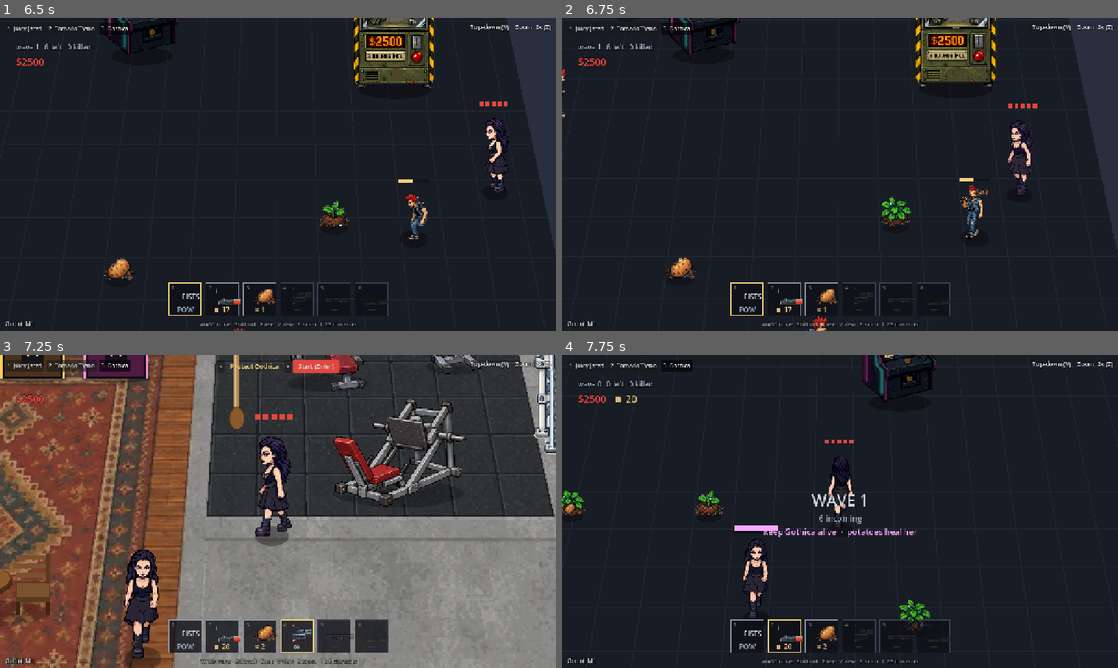
Above: before the commit, frames 1-4 (two rows, left to right).
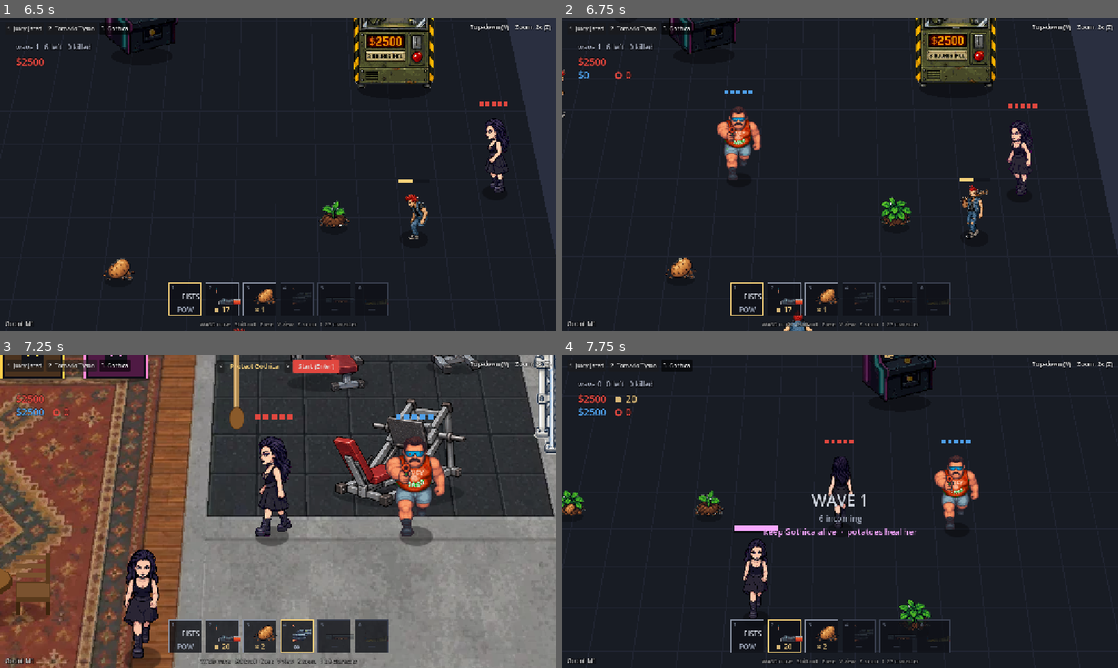
Above: after the commit, the same moments.

Repository: eflare17/Smashed-tv
Game: Godot game, scene res://test/combat/carry_test.tscn
The game is run twice, just before and just after one commit, with the same random seed, the same clock (stepped at 60 frames per second) and the same inputs. This scene is started directly instead of the project's main scene.
Inputs (mouse positions are in pixels of both pictures, inside the frame that each line leads up to):
- Up to frame 1 (6.5 s): click "Start (Enter)" at 0.5 s; click "1 Juicy Jared" at 1.25 s; click "2 Tornado Tyson" at 2 s; click "3 Gothica" at 2.75 s; tap Enter (start_run) at 3.5 s; move the mouse to (400, 158) at 3.52 s; hold D (move_right) 3.53-4.25 s; hold Shift (roll) 3.53-4.25 s; click (400, 158) at 3.6 s; tap Space at 3.77, 4.07 s; drag from (166, 190) to (250, 237) at 4.27 s; move the mouse to (333, 105) at 5.02 s; hold D (move_right) 5.03-5.75 s; hold Enter (start_run) 5.03-5.75 s; click (333, 105) at 5.17 s; tap Q (weapon_prev) at 5.3 s; drag from (250, 237) to (111, 127) at 5.77 s
- Up to frame 2 (6.75 s): move the mouse to (1006, 221) at 6.52 s; hold A (move_left) from 6.53 s (still down); hold P (add_player, bound only after the commit) from 6.53 s (still down); click (1006, 221) at 6.67 s
- Up to frame 3 (7.25 s): keep holding A (move_left); keep holding P (add_player, bound only after the commit); tap Space at 6.77, 7.07 s; tap Ctrl at 6.8 s; tap R (restart) at 7.15 s
- Up to frame 4 (7.75 s): release A (move_left) at 7.25 s; release P (add_player, bound only after the commit) at 7.25 s; click "Start (Enter)" at 7.25 s

Frame 1 is identical in both runs. In frame 2, 1.3% of the frame differs, in the area x 0-48%, y 16-100%; in frame 3, 2.2%, in the area x 2-80%, y 16-62%; in frame 4, 1.0%.
Error in both runs: Invalid access to property or key 'x' on a base object of type 'Nil'. (res://test/combat/carry_test.gd:47)

Commit message:
Fighting: a second player on the same keyboard (P: arrows, Space, Ctrl, or the second pad)
Co-Authored-By: Claude Opus 5.5 <noreply@anthropic.com>
Claude-Session: https://claude.ai/code/session_01Ly2D1peU8QYdXb4hDvitVZ

Diff:
--- a/godot/scripts/combat/fight.gd
+++ b/godot/scripts/combat/fight.gd
@@ -20,12 +20,15 @@
 static var saved_char: String = ""
 static var saved_mode: String = "classic"
 static var hotbar_order: Array[String] = []
+static var saved_two: bool = false
 
 var main: Node
 var player: Player
 var rig: CameraRig
 var sim: FightSim
 var f: FT.Fighter                       ## the local player's fight record
+var p2: Player                          ## a second player on the same keyboard (P), or null
+var f2: FT.Fighter
 var view: FightView
 var eview: EnemyView
 var room: ArenaRoom
@@ -126,6 +129,8 @@
 		call_deferred("_gallery")
 	if debug.has("secret"):
 		call_deferred("_debug_secret")
+	if saved_two or debug.has("p2"):
+		call_deferred("add_player2")
 	if debug.has("at") and player:
 		var xy: PackedStringArray = String(debug["at"]).split(":")
 		if xy.size() == 2:
@@ -297,6 +302,27 @@
 	if rig:
 		rig.snap()
 
+## P: a second player on the same keyboard (addPlayer, L6065): arrows move, Space fires the way he faces, Ctrl rolls,
+## or the second pad. He gets the lobby's cash but not its blasters; mid-run he joins with nothing.
+func add_player2() -> void:
+	if p2 != null or main == null or BonusRoom.active(sim):
+		return
+	p2 = Player.new()
+	p2.name = "Player2"
+	main.add_child(p2)
+	p2.char_id = "juicy" if player and player.char_id == "tyson2" else "tyson2"
+	p2.controls_enabled = false
+	p2.face_mouse = false
+	p2.place(480, 260)
+	f2 = sim.add_player(p2, p2.char_id)
+	f2.driven = true
+	f2.x = 480
+	f2.y = 260
+	f2.coins = 0 if sim.started else int(maxf(sim.tv("lobbyCash", 40), sim.tv("testCash", 2500)))
+	if sim.started:
+		p2.collision_mask = 0
+	saved_two = true
+
 func restart() -> void:
 	if player:
 		saved_char = player.char_id
@@ -341,6 +367,10 @@
 			restart()
 		elif not sim.started:
 			start_run()
+		get_viewport().set_input_as_handled()
+		return
+	if event.is_action_pressed("add_player") and not event.is_echo():
+		add_player2()
 		get_viewport().set_input_as_handled()
 		return
 	if event.is_action_pressed("restart") and not event.is_echo():
@@ -415,7 +445,7 @@
 func _steer() -> Vector2:
 	var mx := Input.get_action_strength("move_right") - Input.get_action_strength("move_left")
 	var my := Input.get_action_strength("move_down") - Input.get_action_strength("move_up")
-	if not is_fp():
+	if not is_fp() and p2 == null:
 		if Input.is_physical_key_pressed(KEY_LEFT): mx -= 1.0
 		if Input.is_physical_key_pressed(KEY_RIGHT): mx += 1.0
 		if Input.is_physical_key_pressed(KEY_UP): my -= 1.0
@@ -506,6 +536,60 @@
 		inp.shoot = inp.shoot or _fire_mouse or rt
 	return inp
 
+## localInput1: arrows, Space, Ctrl; or the second pad (left stick, right stick aims, RT fires, B/RB/LT roll).
+func _build_input2() -> FT.Inp:
+	var inp := FT.Inp.new()
+	if sim.over:
+		return inp
+	var mx := 0.0
+	var my := 0.0
+	if Input.is_physical_key_pressed(KEY_LEFT): mx -= 1.0
+	if Input.is_physical_key_pressed(KEY_RIGHT): mx += 1.0
+	if Input.is_physical_key_pressed(KEY_UP): my -= 1.0
+	if Input.is_physical_key_pressed(KEY_DOWN): my += 1.0
+	inp.shoot = Input.is_physical_key_pressed(KEY_SPACE)
+	inp.roll = Input.is_physical_key_pressed(KEY_CTRL)
+	var pads := Input.get_connected_joypads()
+	if pads.size() > 1:
+		var d: int = pads[1]
+		var ls := Vector2(Input.get_joy_axis(d, JOY_AXIS_LEFT_X), Input.get_joy_axis(d, JOY_AXIS_LEFT_Y))
+		if ls.length() > 0.2:
+			mx = ls.x
+			my = ls.y
+		var rs := Vector2(Input.get_joy_axis(d, JOY_AXIS_RIGHT_X), Input.get_joy_axis(d, JOY_AXIS_RIGHT_Y))
+		if rs.length() > 0.22:
+			inp.st = true
+			inp.ax = rs.x
+			inp.ay = rs.y
+		var rt := Input.get_joy_axis(d, JOY_AXIS_TRIGGER_RIGHT) > 0.5
+		inp.shoot = inp.shoot or rt
+		inp.roll = inp.roll or Input.is_joy_button_pressed(d, JOY_BUTTON_B) or Input.is_joy_button_pressed(d, JOY_BUTTON_RIGHT_SHOULDER) \
+			or Input.get_joy_axis(d, JOY_AXIS_TRIGGER_LEFT) > 0.5
+	inp.mx = clampf(mx, -1, 1)
+	inp.my = clampf(my, -1, 1)
+	return inp
+
+# Player 2's body in the lobby: slid along the house's walls with the sim's velocity (like the Player's own step).
+func _move_p2_lobby(dt: float) -> void:
+	p2.vel = Vector2.ZERO
+	p2.collision_mask = 1
+	p2.velocity = Vector3(f2.vx, 0.0, f2.vy) * GameData.UNIT
+	p2.move_and_slide()
+	for i in p2.get_slide_collision_count():
+		var n3 := p2.get_slide_collision(i).get_normal()
+		var n := Vector2(n3.x, n3.z)
+		if n.length() < 0.2:
+			continue
+		n = n.normalized()
+		var into := Vector2(f2.vx, f2.vy).dot(n)
+		if into < 0.0:
+			f2.vx -= n.x * into
+			f2.vy -= n.y * into
+	p2.velocity = Vector3.ZERO
+	var hp := p2.html_pos()
+	f2.x = hp.x
+	f2.y = hp.y
+
 # ---------------------------------------------------------------- the frame
 
 func _sync_from_player() -> void:
@@ -538,7 +622,7 @@
 			f.iframe = maxf(f.iframe, 0.1)
 		if debug.has("auto"):
 			_autopilot(inp)
-		sim.step([inp])
+		sim.step([inp, _build_input2()] if f2 else [inp])
 		n += 1
 		if n == 1:
 			inp.wsel = ""
@@ -554,6 +638,8 @@
 		_roll_tap = false
 		if touch_tap_spot != null and f.weapon != "lob":
 			touch_tap_spot = null
+	if p2 and lobby and f2.alive:
+		_move_p2_lobby(minf(delta, 0.1))
 	if lobby:
 		if Vector2(f.vx, f.vy) != vel0:
 			player.vel += Vector2(f.vx, f.vy) - vel0
@@ -561,8 +647,15 @@
 			player.controls_enabled = false
 	else:
 		_place_player()
+		if p2:
+			p2.collision_mask = 0
+			p2.vel = Vector2.ZERO
+			p2.global_position = GameData.world_to_3d(f2.x, f2.y, 0.0)
+			p2.facing = sim.facing_vec(f2)
 	_drain()
 	_update_sprite()
+	if p2:
+		_update_sprite_of(p2, f2)
 	_secret_frame()
 	if debug.has("log"):
 		_log_t += delta
@@ -627,32 +720,36 @@
 ## The picture: the weapon's sheet, facing the shot while firing, the weapon actions (reload, pickup, throw,
 ## wind-up), tumbling when thrown, blinking in iframes, gone when down.
 func _update_sprite() -> void:
-	var spr: CharSprite = player.sprite
+	_update_sprite_of(player, f)
+
+func _update_sprite_of(pl: Player, f: FT.Fighter) -> void:
+	var spr: CharSprite = pl.sprite
 	if spr == null:
 		return
-	var fp := is_fp()
+	var fp := is_fp(f.id)
 	if not f.alive:
 		spr.visible = false
 		return
 	var blink := f.iframe > 0.0 and int(floor(f.iframe * 20.0)) % 2 == 0
-	spr.scale = Vector3.ONE * _secret_scale
-	if _secret_hidden:
+	var sec_on := f.id == 0
+	spr.scale = Vector3.ONE * (_secret_scale if sec_on else 1.0)
+	if _secret_hidden and sec_on:
 		spr.visible = false
 		return
 	var carried := sim.goth != null and sim.goth.carrier == f.id
 	spr.visible = not fp and not blink
 	if fp:
 		return
-	var skin := WeaponDefs.skin_for(player.char_id, f.weapon)
+	var skin := WeaponDefs.skin_for(pl.char_id, f.weapon)
 	if not CharFrames.has(skin, "front_a") and not CharFrames.has(skin, "front_run"):
-		skin = player.char_id
+		skin = pl.char_id
 	spr.char_id = skin
 	var fv := sim.facing_vec(f)
 	spr.facing = fv
-	spr.moving = f.moving if sim.started else player.moving
-	spr.odo = f.odo if sim.started else player.odo
-	var roll := f.roll if sim.started else player.roll
-	if f.launch > 0.0 or _secret_tumble:
+	spr.moving = f.moving if sim.started else pl.moving
+	spr.odo = f.odo if sim.started else pl.odo
+	var roll := f.roll if sim.started else pl.roll
+	if f.launch > 0.0 or (_secret_tumble and sec_on):
 		spr.action = "tumble"
 		spr.odo = Time.get_ticks_msec() / 1000.0 * 120.0
 	elif roll > 0.0:
@@ -679,7 +776,7 @@
 		var nn := CharFrames.frame_count(skin, key)
 		idx = mini(nn - 1, int(floor((1.0 - f.throw / sim.tv("spudThrow", 0.5)) * nn)))
 	elif f.pickup > 0.0:
-		var ps := skin if CharFrames.has(skin, "pickup") else WeaponDefs.skin_for(player.char_id, "spud")
+		var ps := skin if CharFrames.has(skin, "pickup") else WeaponDefs.skin_for(pl.char_id, "spud")
 		if CharFrames.has(ps, "pickup"):
 			skin = ps
 			key = "pickup"
@@ -764,19 +861,21 @@
 ## Where a player's gun is in 3D: the barrel map's point for the frame his picture shows (weapons 18.4), or near
 ## the camera in first person. INF if unknown.
 func visual_muzzle(owner: int) -> Vector3:
-	if owner != 0 or player == null:
+	var pl: Player = player if owner == 0 else p2
+	var ff: FT.Fighter = f if owner == 0 else f2
+	if pl == null or ff == null:
 		return Vector3.INF
 	var cam := get_viewport().get_camera_3d()
 	if cam == null:
 		return Vector3.INF
-	if is_fp():
+	if is_fp(owner):
 		var b := cam.global_transform.basis
-		var side := -1.0 if f.last_gun == 0 else 1.0
+		var side := -1.0 if ff.last_gun == 0 else 1.0
 		return cam.global_position - b.z * 0.5 - b.y * 0.25 + b.x * 0.18 * side
-	var spr: CharSprite = player.sprite
-	var key := WeaponDefs.barrel_key(player.char_id, f.weapon)
-	var o := WeaponDefs.barrel(key, spr.current_sector if spr else 2, f.last_gun)
-	return player.global_position + view.cam_right * (o.x * GameData.UNIT) + view.stand_up * ((12.6 - o.y) * GameData.UNIT) + view.to_cam * 0.05
+	var spr: CharSprite = pl.sprite
+	var key := WeaponDefs.barrel_key(pl.char_id, ff.weapon)
+	var o := WeaponDefs.barrel(key, spr.current_sector if spr else 2, ff.last_gun)
+	return pl.global_position + view.cam_right * (o.x * GameData.UNIT) + view.stand_up * ((12.6 - o.y) * GameData.UNIT) + view.to_cam * 0.05
 
 ## First person: your own shots aren't drawn until they're 70 out (they'd seem to come from the middle of the
 ## screen; the tracers cover the gap).
--- a/godot/scripts/combat/fight_install.gd
+++ b/godot/scripts/combat/fight_install.gd
@@ -9,7 +9,7 @@
 	f.setup(main)
 	main.add_child(f)
 
-## fire, weapon_1..6, weapon_prev / weapon_next, start_run, restart (keyboard, mouse and pad).
+## fire, weapon_1..6, weapon_prev / weapon_next, start_run, restart, add_player (keyboard, mouse and pad).
 static func add_actions() -> void:
 	var mb := InputEventMouseButton.new()
 	mb.button_index = MOUSE_BUTTON_LEFT
@@ -23,6 +23,7 @@
 	_add("weapon_next", [_pad(JOY_BUTTON_Y), _pad(JOY_BUTTON_DPAD_RIGHT)])
 	_add("start_run", [_key(KEY_ENTER), _key(KEY_KP_ENTER), _pad(JOY_BUTTON_START)])
 	_add("restart", [_key(KEY_R)])
+	_add("add_player", [_key(KEY_P)])
 
 static func _add(name: String, events: Array) -> void:
 	if InputMap.has_action(name):
--- a/godot/scripts/combat/fight_sim.gd
+++ b/godot/scripts/combat/fight_sim.gd
@@ -959,7 +959,7 @@
 
 # The players block (L7169-7525). In the lobby the Player node moves him; the sim does the rest.
 func _step_player(p: FT.Fighter, inp: FT.Inp, dt: float) -> void:
-	var drive := started
+	var drive := started or p.driven
 	if _carrying(p):
 		inp.shoot = false
 		inp.roll = false
@@ -1188,6 +1188,10 @@
 		_integrate(p, dt)
 
 func _integrate(p: FT.Fighter, dt: float) -> void:
+	if not started:
+		# the lobby: the Fight node moves his body with these velocities, sliding along the house's walls
+		p.odo += Vector2(p.vx, p.vy).length() * dt
+		return
 	p.x += p.vx * dt
 	p.y += p.vy * dt
 	p.odo += Vector2(p.vx, p.vy).length() * dt
--- a/godot/scripts/combat/fight_types.gd
+++ b/godot/scripts/combat/fight_types.gd
@@ -96,6 +96,7 @@
 	var tap_fire := false
 	var last_tap := 0
 	var bonk := 0.0              ## seconds since a hard wall bounce (sound once)
+	var driven := false          ## the sim works out his movement in the lobby too (player 2: the Fight node slides him)
 
 	func pos() -> Vector2:
 		return Vector2(x, y)
Not shown, changed: godot/integration/fighting.md
